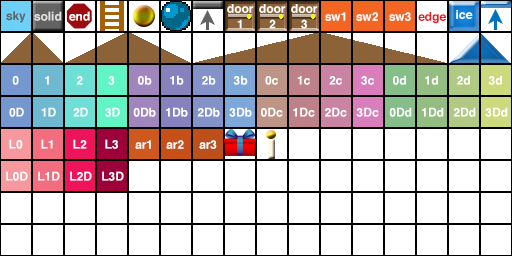
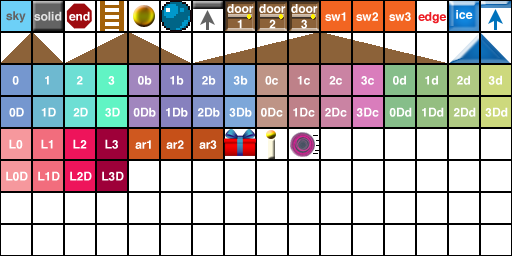
The second 512x256 image is a revision of the first. Changes to its layers:
added layer "Flying Portal" above "Ellipse 2" over [290, 132, 319, 157]
painted on "Ellipse 2", unmasked it over [266, 130, 276, 139]
painted on "Polygon 2", unmasked it over [66, 3, 92, 29]
painted on "Ellipse 1", unmasked it over [133, 5, 155, 27]
unmasked "Rectangle 2 copy 2" (1st of 2, in "AreaMarker") over [199, 140, 217, 149]
unmasked "Rectangle 2 copy" (1st of 2, in "AreaMarker") over [166, 140, 184, 149]
unmasked "Rectangle 2" (1st of 2, in "AreaMarker") over [135, 140, 151, 149]
unmasked "Rectangle 2 copy 2" (2nd of 2, in "SwitchGroup") over [389, 12, 411, 21]
unmasked "Rectangle 2 copy" (2nd of 2, in "SwitchGroup") over [356, 12, 378, 21]
unmasked "Rectangle 2" (2nd of 2, in "SwitchGroup") over [325, 12, 346, 21]
painted on "Shape 2", unmasked it over [490, 9, 501, 23]
painted on "Polygon 1", unmasked it over [456, 11, 501, 23]
